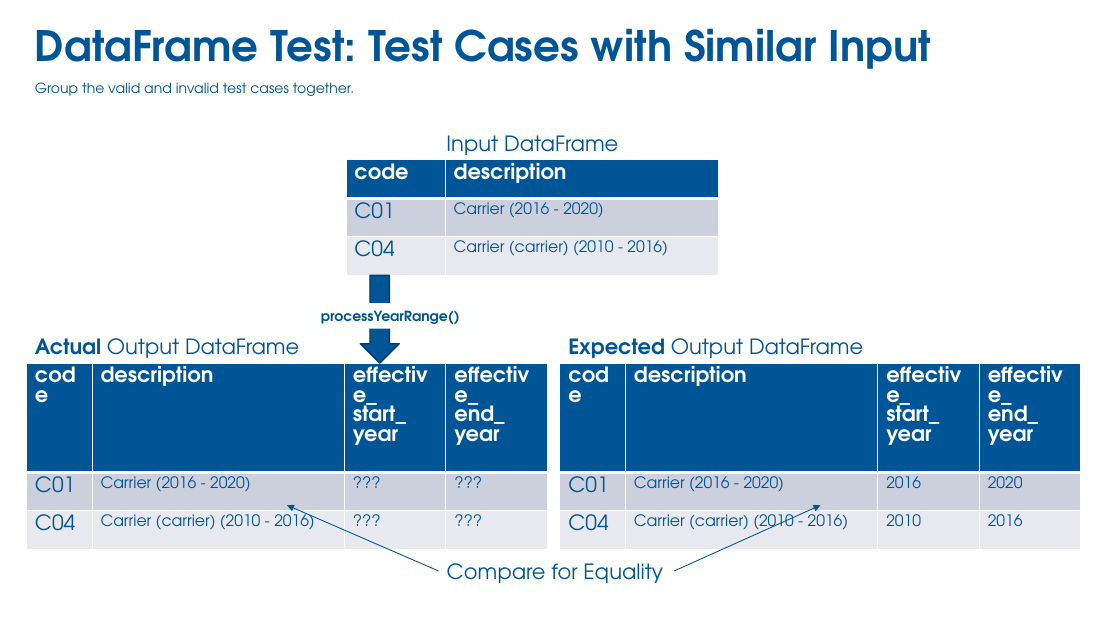
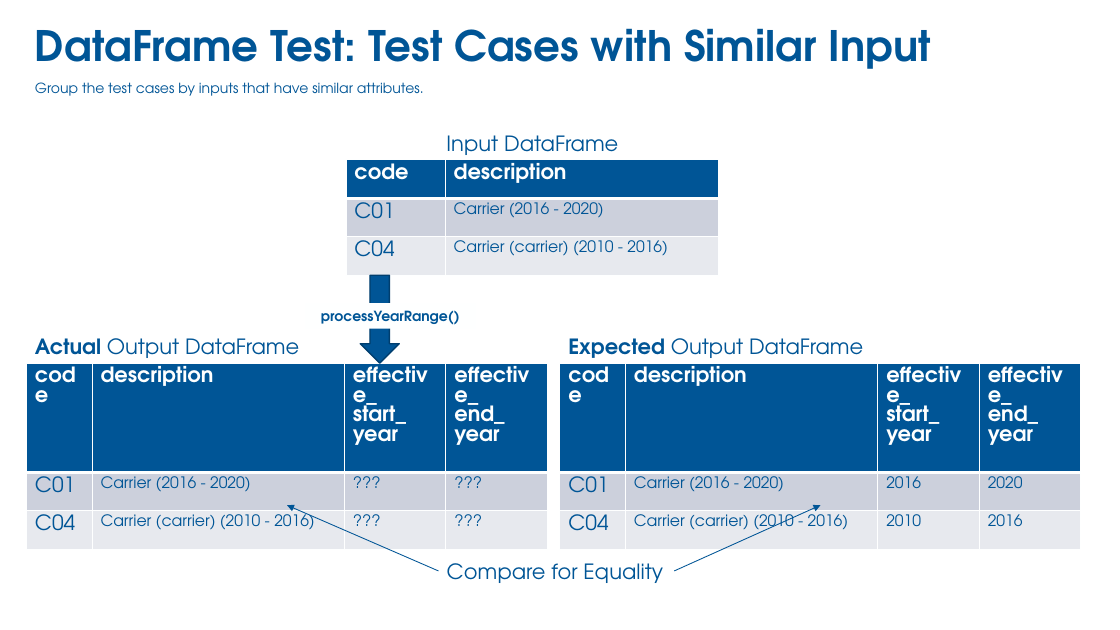
Before and after one commit to donaldsawyer/tdde-py-pyspark, a slide deck: slide 24 of tdde-py-pyspark-glue-docker-vscode.pptx (slide 23 before the commit). Drawn at 1120x630 pixels with LibreOffice and Linux fonts; fonts in the diff are those of the drawing; background and template pictures are left out. Boxes give left, top, right and bottom in pixels: in the first picture for what was removed or moved away, otherwise in the second. Text is boxed around its words. In the diff, an @@ line names an element or a change of style, - is before the commit and + after.

```diff
--- a/tdde-py-pyspark-glue-docker-vscode.pptx
+++ b/tdde-py-pyspark-glue-docker-vscode.pptx
@@ subtitle at box(35, 82, 424, 96): text changed @@
-Group the valid and invalid test cases together.
+Group the test cases by inputs that have similar attributes.
```
Also in this commit, not shown: 6 other slides changed, 11 slides added, 1 slide removed, 5 other files.
